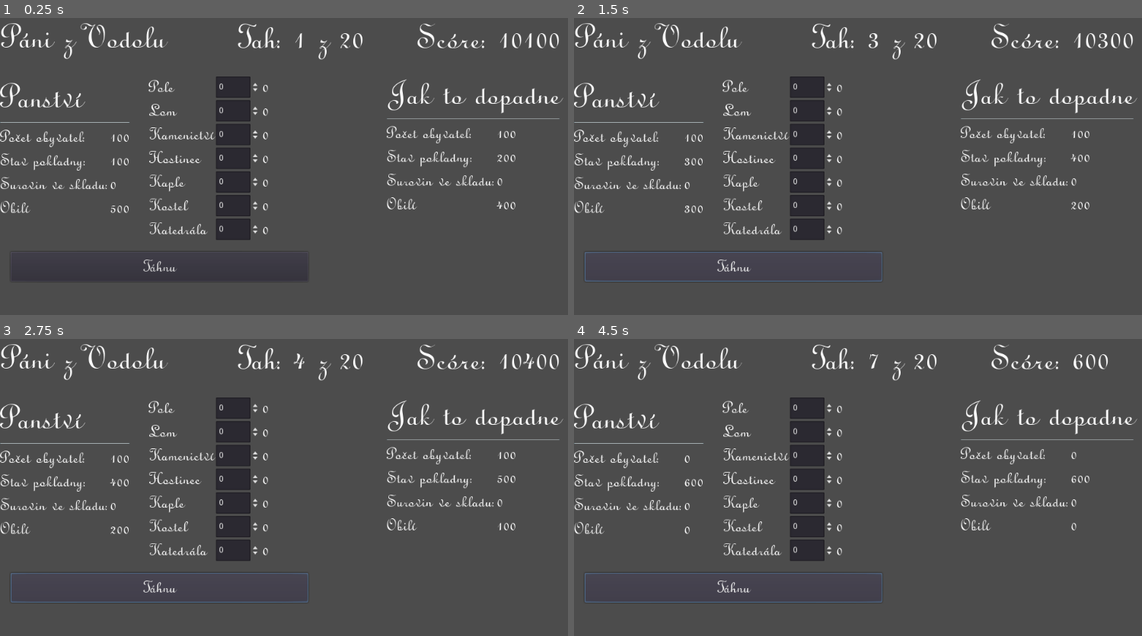
Above: before the commit, frames 1-4 (two rows, left to right).
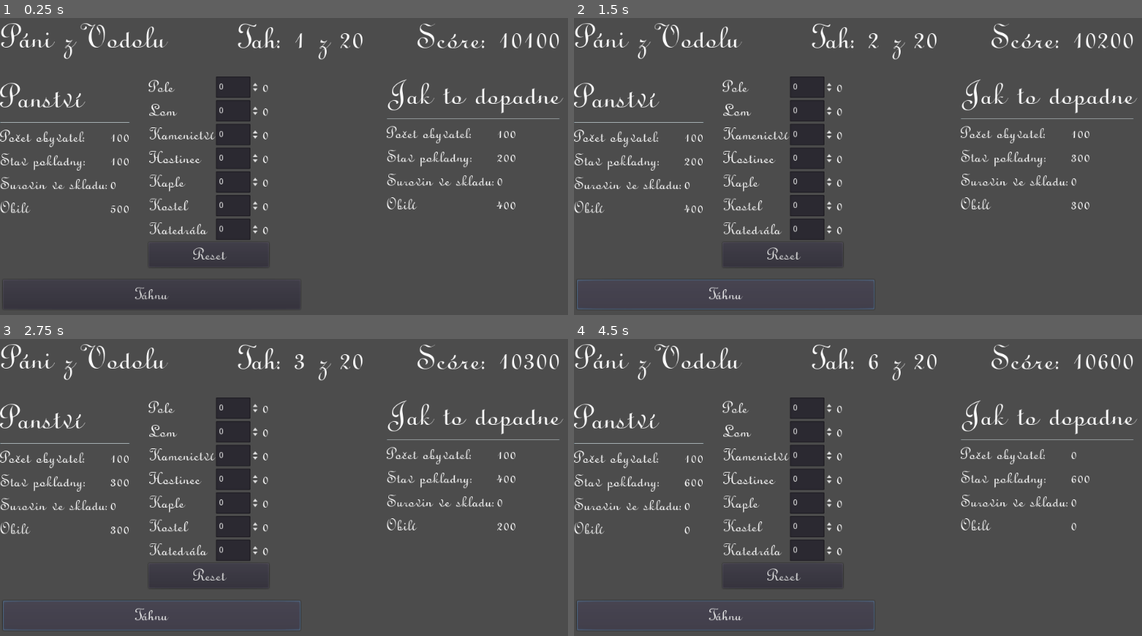
Above: after the commit, the same moments.

Repository: janzeman3/pani_z_vodolu
Game: Godot game, scene res://Formular.tscn
The game is run twice, just before and just after one commit, with the same random seed, the same clock (stepped at 60 frames per second) and the same inputs.
Inputs (mouse positions are in pixels of both pictures, inside the frame that each line leads up to):
- Up to frame 1 (0.25 s): no input
- Up to frame 2 (1.5 s): click (784, 255) at 0.5 s, where only the run after the commit has a clickable "Reset"; click "Táhnu" at 1.25 s
- Up to frame 3 (2.75 s): click "Táhnu" at 2 s
- Up to frame 4 (4.5 s): click "Táhnu" at 2.75 s; tap Enter at 3.5 s; tap Space at 4.25 s

The runs differ from the first frame. In frame 1, 0.2% of the frame differs, in the area x 23-48%, y 77-95%; in frame 2, 0.8%; in frame 3, 0.8%; in frame 4, 0.9%, in the area x 0-99%, y 5-99%.

Commit message:
Reset tahu
Pocty nasunuty do pod-gridu.
Pridano tlacitko reset.

Signed-off-by: Jan Zeman <janzeman3@seznam.cz>

Diff:
--- a/Formular.tscn
+++ b/Formular.tscn
@@ -21,9 +21,9 @@
 }
 
 [node name="Konec" type="Label" parent="."]
-margin_top = 450.0
+margin_top = 524.957
 margin_right = 361.0
-margin_bottom = 522.0
+margin_bottom = 596.957
 custom_fonts/font = ExtResource( 3 )
 text = "KONEC HRY"
 __meta__ = {
@@ -63,10 +63,10 @@
 [node name="Stavby" parent="." instance=ExtResource( 5 )]
 
 [node name="Tahni" type="Button" parent="."]
-margin_left = 17.6648
-margin_top = 396.446
-margin_right = 517.665
-margin_bottom = 446.446
+margin_left = 4.74125
+margin_top = 442.971
+margin_right = 504.741
+margin_bottom = 492.971
 custom_fonts/font = ExtResource( 4 )
 text = "Táhnu"
 __meta__ = {
@@ -74,10 +74,10 @@
 }
 
 [node name="NovaHra" type="Button" parent="."]
-margin_left = 361.432
-margin_top = 458.48
-margin_right = 861.432
-margin_bottom = 508.48
+margin_left = 396.326
+margin_top = 537.314
+margin_right = 896.326
+margin_bottom = 587.314
 custom_fonts/font = ExtResource( 4 )
 text = "Hrát znovu"
 __meta__ = {
--- a/Stavby.gd
+++ b/Stavby.gd
@@ -24,21 +24,21 @@
 		Katedrala = inVal.Katedrala
 
 func _on_NejakaBudova_value_changed(value):
-	budouciBudovy.Pole = $Pole.value
-	budouciBudovy.Lom = $Lom.value
-	budouciBudovy.Kamenictvi = $Kamenictvi.value
-	budouciBudovy.Hostinec = $Hostinec.value
-	budouciBudovy.Kaple = $Kaple.value
-	budouciBudovy.Kostel = $Kostel.value
-	budouciBudovy.Katedrala = $Katedrala.value
+	budouciBudovy.Pole = $Pocty/Pole.value
+	budouciBudovy.Lom = $Pocty/Lom.value
+	budouciBudovy.Kamenictvi = $Pocty/Kamenictvi.value
+	budouciBudovy.Hostinec = $Pocty/Hostinec.value
+	budouciBudovy.Kaple = $Pocty/Kaple.value
+	budouciBudovy.Kostel = $Pocty/Kostel.value
+	budouciBudovy.Katedrala = $Pocty/Katedrala.value
 
-	$lPoleDelta.text = str(budouciBudovy.Pole-budovy.Pole)
-	$lLomDelta.text = str(budouciBudovy.Lom-budovy.Lom)
-	$lKamenictviDelta.text = str(budouciBudovy.Kamenictvi-budovy.Kamenictvi)
-	$lHostinecDelta.text = str(budouciBudovy.Hostinec-budovy.Hostinec)
-	$lKapleDelta.text = str(budouciBudovy.Kaple-budovy.Kaple)
-	$lKostelDelta.text = str(budouciBudovy.Kostel-budovy.Kostel)
-	$lKatedralaDelta.text = str(budouciBudovy.Katedrala-budovy.Katedrala)
+	$Pocty/lPoleDelta.text = str(budouciBudovy.Pole-budovy.Pole)
+	$Pocty/lLomDelta.text = str(budouciBudovy.Lom-budovy.Lom)
+	$Pocty/lKamenictviDelta.text = str(budouciBudovy.Kamenictvi-budovy.Kamenictvi)
+	$Pocty/lHostinecDelta.text = str(budouciBudovy.Hostinec-budovy.Hostinec)
+	$Pocty/lKapleDelta.text = str(budouciBudovy.Kaple-budovy.Kaple)
+	$Pocty/lKostelDelta.text = str(budouciBudovy.Kostel-budovy.Kostel)
+	$Pocty/lKatedralaDelta.text = str(budouciBudovy.Katedrala-budovy.Katedrala)
 
 	emit_signal("BudovyChanged")
 
@@ -117,3 +117,13 @@
 
 func _ready():
 	novaHra()
+
+
+func _on_Button_pressed():
+	$Pocty/Pole.value = budovy.Pole
+	$Pocty/Lom.value = budovy.Lom
+	$Pocty/Kamenictvi.value = budovy.Kamenictvi
+	$Pocty/Hostinec.value = budovy.Hostinec
+	$Pocty/Kaple.value = budovy.Kaple
+	$Pocty/Kostel.value = budovy.Kostel
+	$Pocty/Katedrala.value = budovy.Katedrala
--- a/Stavby.tscn
+++ b/Stavby.tscn
@@ -8,19 +8,23 @@
 margin_top = 100.0
 margin_right = 356.0
 margin_bottom = 142.0
-columns = 3
 script = ExtResource( 2 )
 __meta__ = {
 "_edit_use_anchors_": false
 }
 
-[node name="lPole" type="Label" parent="."]
+[node name="Pocty" type="GridContainer" parent="."]
+margin_right = 202.0
+margin_bottom = 276.0
+columns = 3
+
+[node name="lPole" type="Label" parent="Pocty"]
 margin_right = 109.0
 margin_bottom = 36.0
 custom_fonts/font = ExtResource( 1 )
 text = "Pole"
 
-[node name="Pole" type="SpinBox" parent="."]
+[node name="Pole" type="SpinBox" parent="Pocty"]
 margin_left = 113.0
 margin_right = 187.0
 margin_bottom = 36.0
@@ -28,28 +32,28 @@
 Cena: 20 Vodolarů"
 max_value = 100000.0
 
-[node name="lPoleDelta" type="Label" parent="."]
+[node name="lPoleDelta" type="Label" parent="Pocty"]
 margin_left = 191.0
 margin_right = 202.0
 margin_bottom = 36.0
 custom_fonts/font = ExtResource( 1 )
 text = "0"
 
-[node name="lLom" type="Label" parent="."]
+[node name="lLom" type="Label" parent="Pocty"]
 margin_top = 40.0
 margin_right = 109.0
 margin_bottom = 76.0
 custom_fonts/font = ExtResource( 1 )
 text = "Lom"
 
-[node name="Lom" type="SpinBox" parent="."]
+[node name="Lom" type="SpinBox" parent="Pocty"]
 margin_left = 113.0
 margin_top = 40.0
 margin_right = 187.0
 margin_bottom = 76.0
 max_value = 100000.0
 
-[node name="lLomDelta" type="Label" parent="."]
+[node name="lLomDelta" type="Label" parent="Pocty"]
 margin_left = 191.0
 margin_top = 40.0
 margin_right = 202.0
@@ -57,43 +61,46 @@
 custom_fonts/font = ExtResource( 1 )
 text = "0"
 
-[node name="lKamenictvi" type="Label" parent="."]
+[node name="lKamenictvi" type="Label" parent="Pocty"]
 margin_top = 80.0
 margin_right = 109.0
 margin_bottom = 116.0
 custom_fonts/font = ExtResource( 1 )
 text = "Kamenictví"
 
-[node name="Kamenictvi" type="SpinBox" parent="."]
+[node name="Kamenictvi" type="SpinBox" parent="Pocty"]
 margin_left = 113.0
 margin_top = 80.0
 margin_right = 187.0
 margin_bottom = 116.0
 max_value = 100000.0
 
-[node name="lKamenictviDelta" type="Label" parent="."]
+[node name="lKamenictviDelta" type="Label" parent="Pocty"]
 margin_left = 191.0
 margin_top = 80.0
 margin_right = 202.0
 margin_bottom = 116.0
 custom_fonts/font = ExtResource( 1 )
 text = "0"
+__meta__ = {
+"_edit_use_anchors_": false
+}
 
-[node name="lHostinec" type="Label" parent="."]
+[node name="lHostinec" type="Label" parent="Pocty"]
 margin_top = 120.0
 margin_right = 109.0
 margin_bottom = 156.0
 custom_fonts/font = ExtResource( 1 )
 text = "Hostinec"
 
-[node name="Hostinec" type="SpinBox" parent="."]
+[node name="Hostinec" type="SpinBox" parent="Pocty"]
 margin_left = 113.0
 margin_top = 120.0
 margin_right = 187.0
 margin_bottom = 156.0
 max_value = 100000.0
 
-[node name="lHostinecDelta" type="Label" parent="."]
+[node name="lHostinecDelta" type="Label" parent="Pocty"]
 margin_left = 191.0
 margin_top = 120.0
 margin_right = 202.0
@@ -101,21 +108,21 @@
 custom_fonts/font = ExtResource( 1 )
 text = "0"
 
-[node name="lKaple" type="Label" parent="."]
+[node name="lKaple" type="Label" parent="Pocty"]
 margin_top = 160.0
 margin_right = 109.0
 margin_bottom = 196.0
 custom_fonts/font = ExtResource( 1 )
 text = "Kaple"
 
-[node name="Kaple" type="SpinBox" parent="."]
+[node name="Kaple" type="SpinBox" parent="Pocty"]
 margin_left = 113.0
 margin_top = 160.0
 margin_right = 187.0
 margin_bottom = 196.0
 max_value = 100000.0
 
-[node name="lKapleDelta" type="Label" parent="."]
+[node name="lKapleDelta" type="Label" parent="Pocty"]
 margin_left = 191.0
 margin_top = 160.0
 margin_right = 202.0
@@ -123,21 +130,21 @@
 custom_fonts/font = ExtResource( 1 )
 text = "0"
 
-[node name="lKostel" type="Label" parent="."]
+[node name="lKostel" type="Label" parent="Pocty"]
 margin_top = 200.0
 margin_right = 109.0
 margin_bottom = 236.0
 custom_fonts/font = ExtResource( 1 )
 text = "Kostel"
 
-[node name="Kostel" type="SpinBox" parent="."]
+[node name="Kostel" type="SpinBox" parent="Pocty"]
 margin_left = 113.0
 margin_top = 200.0
 margin_right = 187.0
 margin_bottom = 236.0
 max_value = 100000.0
 
-[node name="lKostelDelta" type="Label" parent="."]
+[node name="lKostelDelta" type="Label" parent="Pocty"]
 margin_left = 191.0
 margin_top = 200.0
 margin_right = 202.0
@@ -145,31 +152,39 @@
 custom_fonts/font = ExtResource( 1 )
 text = "0"
 
-[node name="lKatedrala" type="Label" parent="."]
+[node name="lKatedrala" type="Label" parent="Pocty"]
 margin_top = 240.0
 margin_right = 109.0
 margin_bottom = 276.0
 custom_fonts/font = ExtResource( 1 )
 text = "Katedrála"
 
-[node name="Katedrala" type="SpinBox" parent="."]
+[node name="Katedrala" type="SpinBox" parent="Pocty"]
 margin_left = 113.0
 margin_top = 240.0
 margin_right = 187.0
 margin_bottom = 276.0
 max_value = 100000.0
 
-[node name="lKatedralaDelta" type="Label" parent="."]
+[node name="lKatedralaDelta" type="Label" parent="Pocty"]
 margin_left = 191.0
 margin_top = 240.0
 margin_right = 202.0
 margin_bottom = 276.0
 custom_fonts/font = ExtResource( 1 )
 text = "0"
-[connection signal="value_changed" from="Pole" to="." method="_on_NejakaBudova_value_changed"]
-[connection signal="value_changed" from="Lom" to="." method="_on_NejakaBudova_value_changed"]
-[connection signal="value_changed" from="Kamenictvi" to="." method="_on_NejakaBudova_value_changed"]
-[connection signal="value_changed" from="Hostinec" to="." method="_on_NejakaBudova_value_changed"]
-[connection signal="value_changed" from="Kaple" to="." method="_on_NejakaBudova_value_changed"]
-[connection signal="value_changed" from="Kostel" to="." method="_on_NejakaBudova_value_changed"]
-[connection signal="value_changed" from="Katedrala" to="." method="_on_NejakaBudova_value_changed"]
+
+[node name="Button" type="Button" parent="."]
+margin_top = 280.0
+margin_right = 202.0
+margin_bottom = 322.0
+custom_fonts/font = ExtResource( 1 )
+text = "Reset"
+[connection signal="value_changed" from="Pocty/Pole" to="." method="_on_NejakaBudova_value_changed"]
+[connection signal="value_changed" from="Pocty/Lom" to="." method="_on_NejakaBudova_value_changed"]
+[connection signal="value_changed" from="Pocty/Kamenictvi" to="." method="_on_NejakaBudova_value_changed"]
+[connection signal="value_changed" from="Pocty/Hostinec" to="." method="_on_NejakaBudova_value_changed"]
+[connection signal="value_changed" from="Pocty/Kaple" to="." method="_on_NejakaBudova_value_changed"]
+[connection signal="value_changed" from="Pocty/Kostel" to="." method="_on_NejakaBudova_value_changed"]
+[connection signal="value_changed" from="Pocty/Katedrala" to="." method="_on_NejakaBudova_value_changed"]
+[connection signal="pressed" from="Button" to="." method="_on_Button_pressed"]
